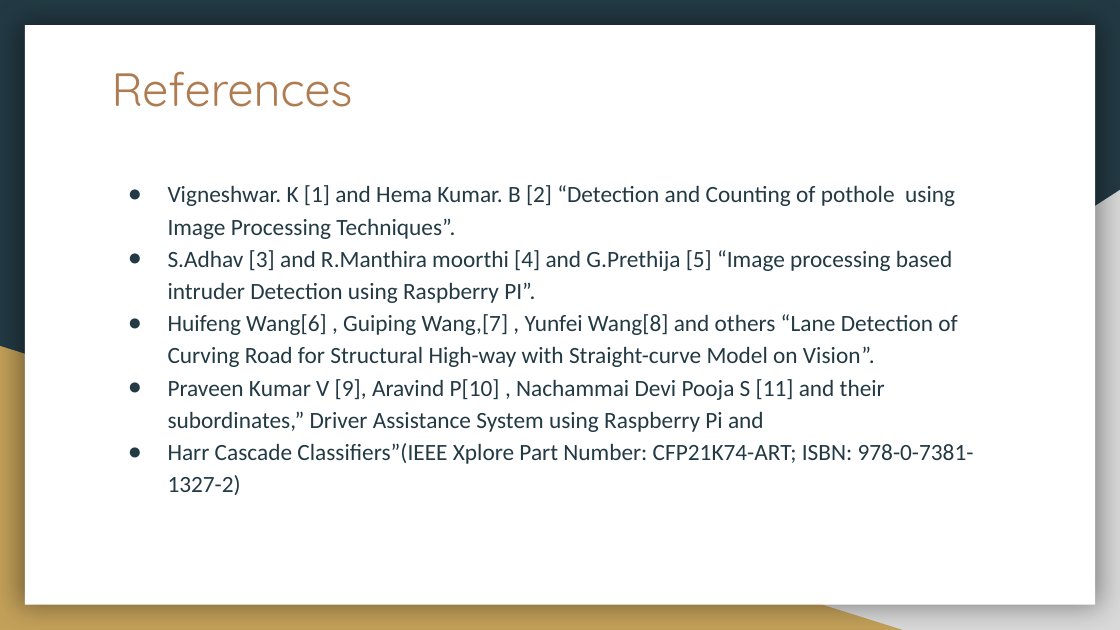
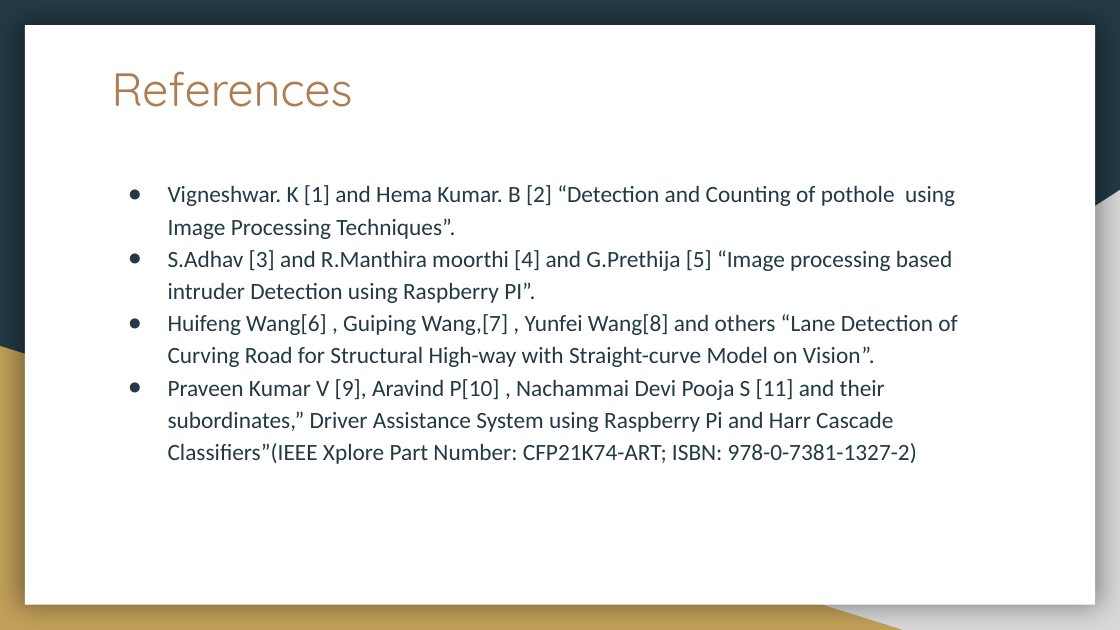
Before and after one commit to Ranganath0108/AVSS, a slide deck: slide 16 of Phase-1/Advanced Vehicle Safety System.pptx. Drawn at 1120x630 pixels with LibreOffice and Linux fonts; fonts in the diff are those of the drawing. Boxes give left, top, right and bottom in pixels: in the first picture for what was removed or moved away, otherwise in the second. Text is boxed around its words. In the diff, an @@ line names an element or a change of style, - is before the commit and + after.

```diff
--- a/Phase-1/Advanced Vehicle Safety System.pptx
+++ b/Phase-1/Advanced Vehicle Safety System.pptx
@@ text at bbox=[168, 379, 917, 464]: text changed @@
-● Praveen Kumar V [9], Aravind P[10] , Nachammai Devi Pooja S [11] and their subordinates,” Driver Assistance System using Raspberry Pi and
-● Harr Cascade Classifiers”(IEEE Xplore Part Number: CFP21K74-ART; ISBN: 978-0-7381-1327-2)
+● Praveen Kumar V [9], Aravind P[10] , Nachammai Devi Pooja S [11] and their subordinates,” Driver Assistance System using Raspberry Pi and Harr Cascade Classifiers”(IEEE Xplore Part Number: CFP21K74-ART; ISBN: 978-0-7381-1327-2)
```
Also in this commit, not shown: 1 other file.
